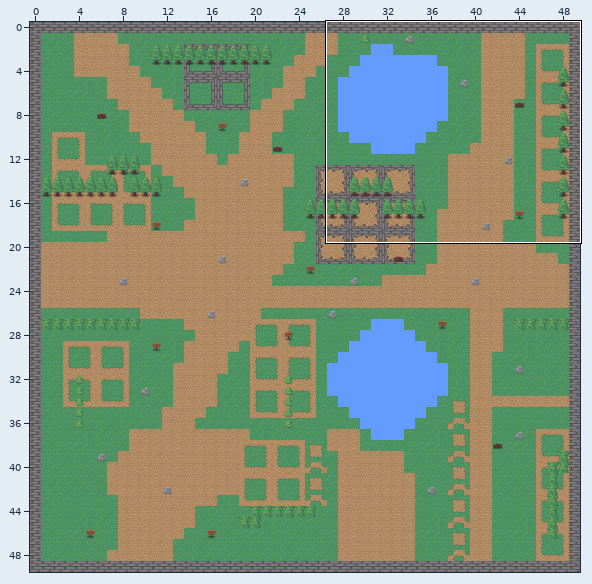
Two states of a Tiled map, 2D game/src/res/tile/nature.tmx. Above, an overview of the earlier version with the close-up marked.
Close-up. Old version:
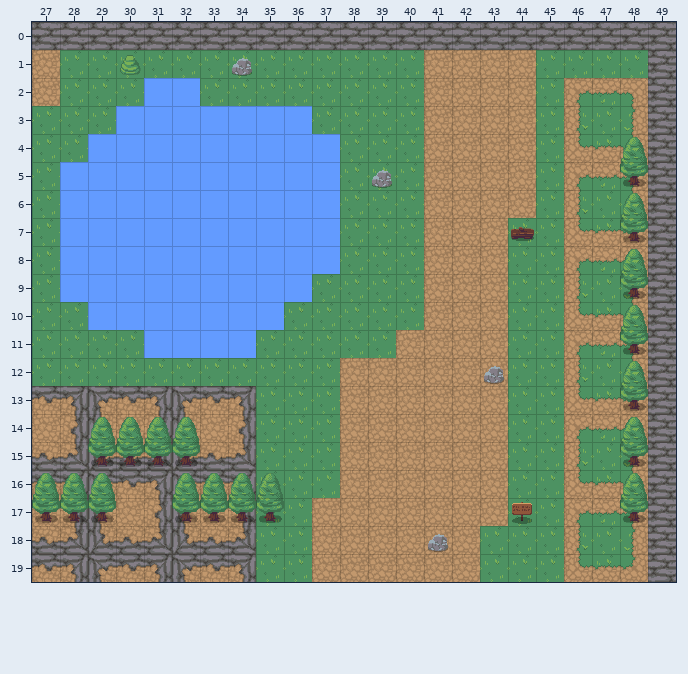
Cells are 32x32 px. Shown: x 27..49, y 0..19. The commit also changed other parts of the map, which this record leaves out.
After the commit:
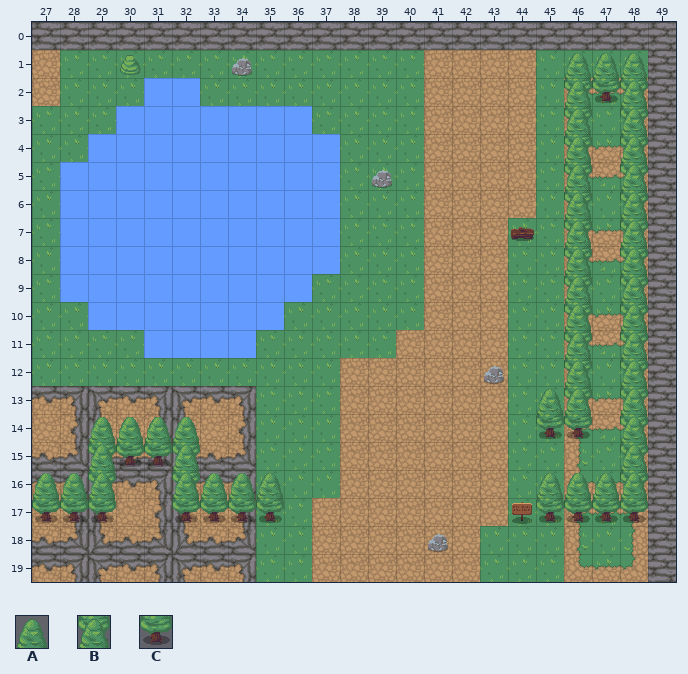
Key: from "nature": A 0, B 1, C 20.
_ is an empty cell.
Changes in this commit:
Layer "Tile Layer 2":
Tile A is added in row 1 at x 46 to 48; in row 13 at x 45; in row 16 at x 45 to 47.
Tile B replaces tile A in row 4 at x 48; in row 6 at x 48; in row 8 at x 48; in row 10 at x 48; in row 12 at x 48; in row 14 at x 48.
Tile B replaces tile A in row 16 at x 29, 32 and 48.
Tile B replaces tile C in row 5 at x 48; in row 7 at x 48; in row 9 at x 48; in row 11 at x 48; in row 13 at x 48; in row 15 at x 29, 32 and 48.
Tile B is added in rows 2 to 3 at x 46 and 48; in rows 4 to 13 at x 46.
Tile C is added in row 2 at x 47; in row 14 at x 45 to 46; in row 17 at x 45 to 47.
Where, in picture pixels (left, top, right, bottom), the same in both close-ups:
changed: (536, 53, 648, 523)
changed: (88, 445, 116, 492)
changed: (172, 445, 200, 492)
